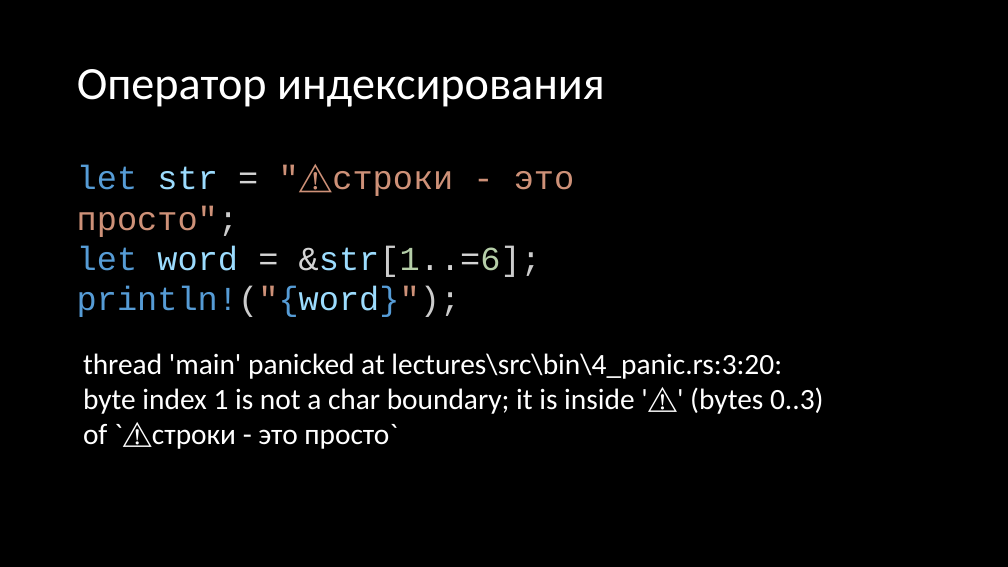
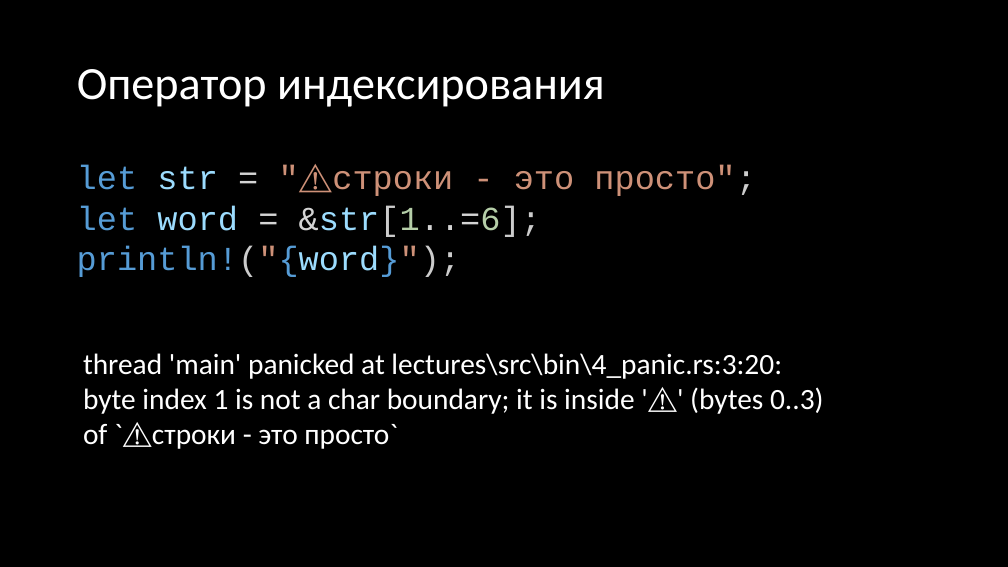
Before and after one commit to Gordon01/learn-rust, a slide deck: slide 73 of keynotes/Rust 2024.pptx (slide 65 before the commit). Drawn at 1008x567 pixels with LibreOffice and Linux fonts; fonts in the diff are those of the drawing. Boxes give left, top, right and bottom in pixels: in the first picture for what was removed or moved away, otherwise in the second. Text is boxed around its words. In the diff, an @@ line names an element or a change of style, - is before the commit and + after.

```diff
--- a/keynotes/Rust 2024.pptx
+++ b/keynotes/Rust 2024.pptx
@@ text "let str = "⚠️строки - ..." rewrapped from (x1=77, y1=165, x2=574, y2=317) to (x1=77, y1=165, x2=735, y2=277) @@
```
Also in this commit, not shown: 5 other slides changed, 9 slides added, 1 slide removed.
